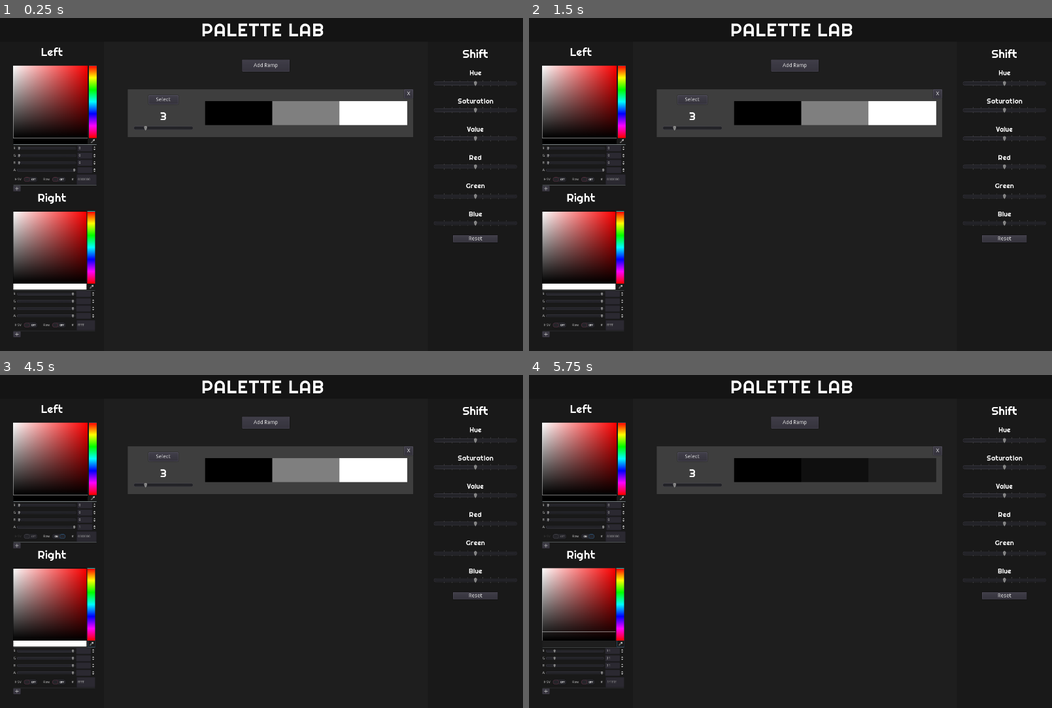
Above: before the commit, frames 1-4 (two rows, left to right).
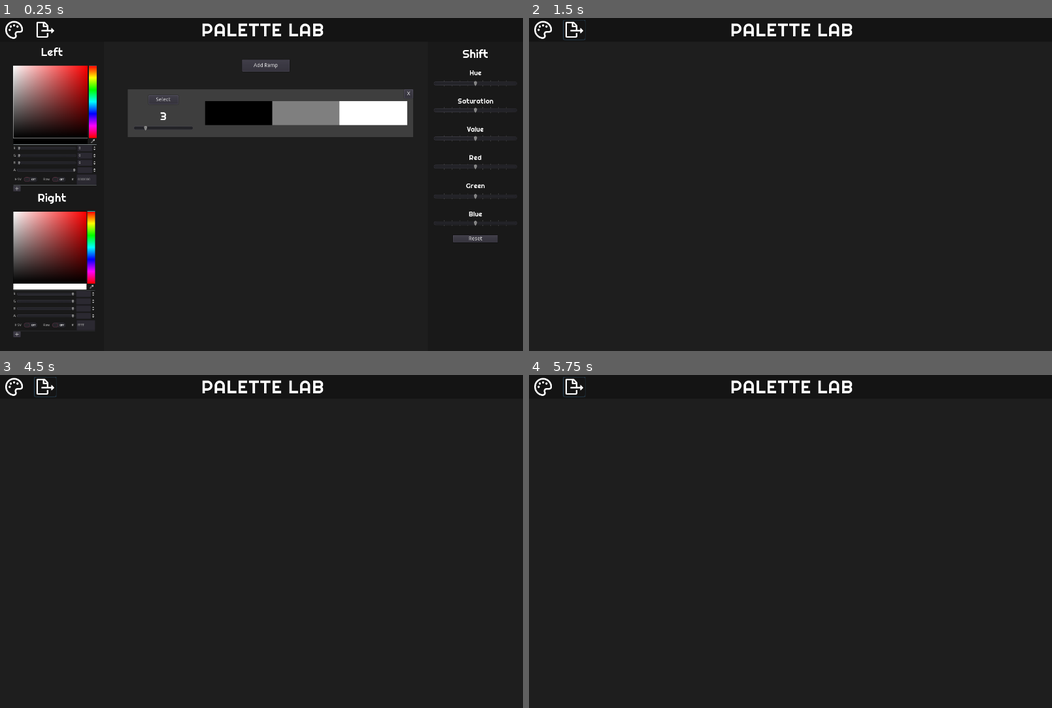
Above: after the commit, the same moments.

Repository: pbzona/palette_lab
Game: Godot game, scene res://src/Main.tscn
Two runs of this game, one before a commit and one after it. Both use one fixed random seed, a clock stepped at 60 frames per second and the inputs below.
Inputs (mouse positions are in pixels of both pictures, inside the frame that each line leads up to):
- Up to frame 1 (0.25 s): no input
- Up to frame 2 (1.5 s): click (544, 31) at 0.52 s; click (576, 31) at 1.27 s
- Up to frame 3 (4.5 s): click (94, 498) at 2.02 s; click (26, 538) at 2.75 s, where only the run before the commit has a clickable "HSV"; click (57, 538) at 3.5 s, where only the run before the commit has a clickable "Raw"; click (94, 644) at 4.27 s
- Up to frame 4 (5.75 s): click (555, 681) at 5 s, where only the run before the commit has a clickable "HSV"

The runs differ from the first frame. In frame 1, 0.1% of the frame differs, in the area x 1-11%, y 0-7%; in frame 2, 16%; in frame 3, 16%, in the area x 1-96%, y 0-96%; in frame 4, 14%.

Commit message:
Add menu to switch workspaces

Diff:
--- /dev/null
+++ b/src/Application.gd
@@ -0,0 +1,13 @@
+extends VBoxContainer
+
+func _ready():
+	$Header.connect("CREATE", self, "set_create_mode")
+	$Header.connect("EXPORT", self, "set_export_mode")
+
+func set_create_mode() -> void:
+	print('create - app')
+	$Workspace.set_create_tab()
+
+func set_export_mode() -> void:
+	print('export - app')
+	$Workspace.set_export_tab()
--- a/src/Main.tscn
+++ b/src/Main.tscn
@@ -1,8 +1,9 @@
-[gd_scene load_steps=4 format=2]
+[gd_scene load_steps=5 format=2]
 
 [ext_resource path="res://src/Main.gd" type="Script" id=1]
 [ext_resource path="res://src/ui/Header.tscn" type="PackedScene" id=2]
 [ext_resource path="res://src/workspaces/Workspace.tscn" type="PackedScene" id=3]
+[ext_resource path="res://src/Application.gd" type="Script" id=4]
 
 [node name="Main" type="Control"]
 anchor_right = 1.0
@@ -16,6 +17,7 @@
 anchor_right = 1.0
 anchor_bottom = 1.0
 custom_constants/separation = 0
+script = ExtResource( 4 )
 __meta__ = {
 "_edit_use_anchors_": false
 }
--- /dev/null
+++ b/src/ui/Header.gd
@@ -0,0 +1,10 @@
+extends ColorRect
+
+signal CREATE
+signal EXPORT
+
+func _on_CreateButton_pressed():
+	emit_signal("CREATE")
+
+func _on_ExportButton_pressed():
+	emit_signal("EXPORT")
--- a/src/ui/Header.tscn
+++ b/src/ui/Header.tscn
@@ -1,6 +1,9 @@
-[gd_scene load_steps=3 format=2]
+[gd_scene load_steps=6 format=2]
 
 [ext_resource path="res://assets/Righteous-Regular.ttf" type="DynamicFontData" id=1]
+[ext_resource path="res://assets/icons/CreateIcon.png" type="Texture" id=2]
+[ext_resource path="res://assets/icons/ExportIcon.png" type="Texture" id=3]
+[ext_resource path="res://src/ui/Header.gd" type="Script" id=4]
 
 [sub_resource type="DynamicFont" id=1]
 size = 48
@@ -13,6 +16,7 @@
 margin_bottom = 64.8998
 rect_min_size = Vector2( 0, 64 )
 color = Color( 0.08, 0.08, 0.08, 1 )
+script = ExtResource( 4 )
 __meta__ = {
 "_edit_use_anchors_": false
 }
@@ -25,3 +29,30 @@
 align = 1
 valign = 1
 uppercase = true
+
+[node name="MenuBar" type="HBoxContainer" parent="."]
+anchor_top = 0.5
+anchor_bottom = 0.5
+margin_left = 8.0
+margin_top = -27.0
+margin_right = 384.0
+margin_bottom = 27.0
+custom_constants/separation = 24
+__meta__ = {
+"_edit_use_anchors_": false
+}
+
+[node name="CreateButton" type="Button" parent="MenuBar"]
+margin_right = 60.0
+margin_bottom = 54.0
+icon = ExtResource( 2 )
+flat = true
+
+[node name="ExportButton" type="Button" parent="MenuBar"]
+margin_left = 84.0
+margin_right = 144.0
+margin_bottom = 54.0
+icon = ExtResource( 3 )
+flat = true
+[connection signal="pressed" from="MenuBar/CreateButton" to="." method="_on_CreateButton_pressed"]
+[connection signal="pressed" from="MenuBar/ExportButton" to="." method="_on_ExportButton_pressed"]
--- /dev/null
+++ b/src/workspaces/Workspace.gd
@@ -0,0 +1,13 @@
+extends Control
+
+enum tabs {CREATE = 0, ANALYZE = 1, REFINE = 2, EXPORT = 3}
+
+func set_create_tab() -> void:
+	print('create')
+	print(tabs.CREATE)
+	$Container.current_tab = tabs.CREATE
+
+func set_export_tab() -> void:
+	print('export')
+	print(tabs.EXPORT)
+	$Container.current_tab = tabs.EXPORT
--- a/src/workspaces/Workspace.tscn
+++ b/src/workspaces/Workspace.tscn
@@ -1,7 +1,8 @@
-[gd_scene load_steps=4 format=2]
+[gd_scene load_steps=5 format=2]
 
 [ext_resource path="res://src/workspaces/Create.tscn" type="PackedScene" id=1]
 [ext_resource path="res://src/workspaces/Container.gd" type="Script" id=2]
+[ext_resource path="res://src/workspaces/Workspace.gd" type="Script" id=3]
 
 [sub_resource type="StyleBoxEmpty" id=1]
 content_margin_left = 0.0
@@ -16,6 +17,7 @@
 margin_top = 0.383999
 margin_right = 0.00012207
 margin_bottom = 6.10352e-05
+script = ExtResource( 3 )
 __meta__ = {
 "_edit_use_anchors_": false
 }
Binary file added: assets/icons/CreateIcon.png
Not shown, added: assets/icons/CreateIcon.png.import
Binary file added: assets/icons/ExportIcon.png
Not shown, added: assets/icons/ExportIcon.png.import
